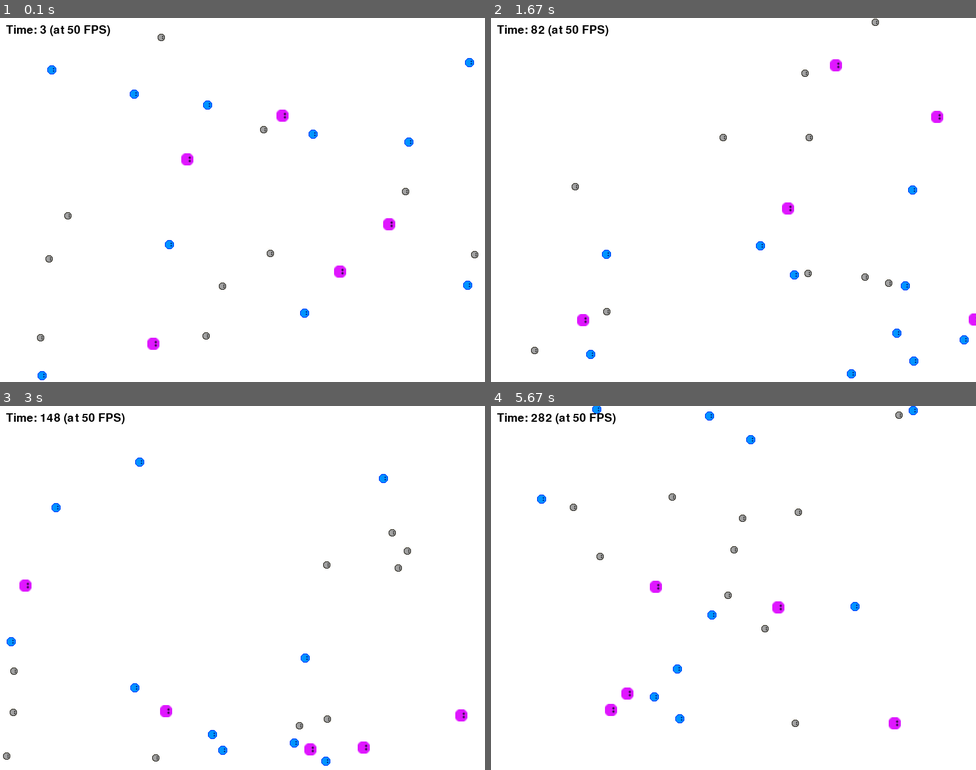
Above: before the commit, frames 1-4 (two rows, left to right).
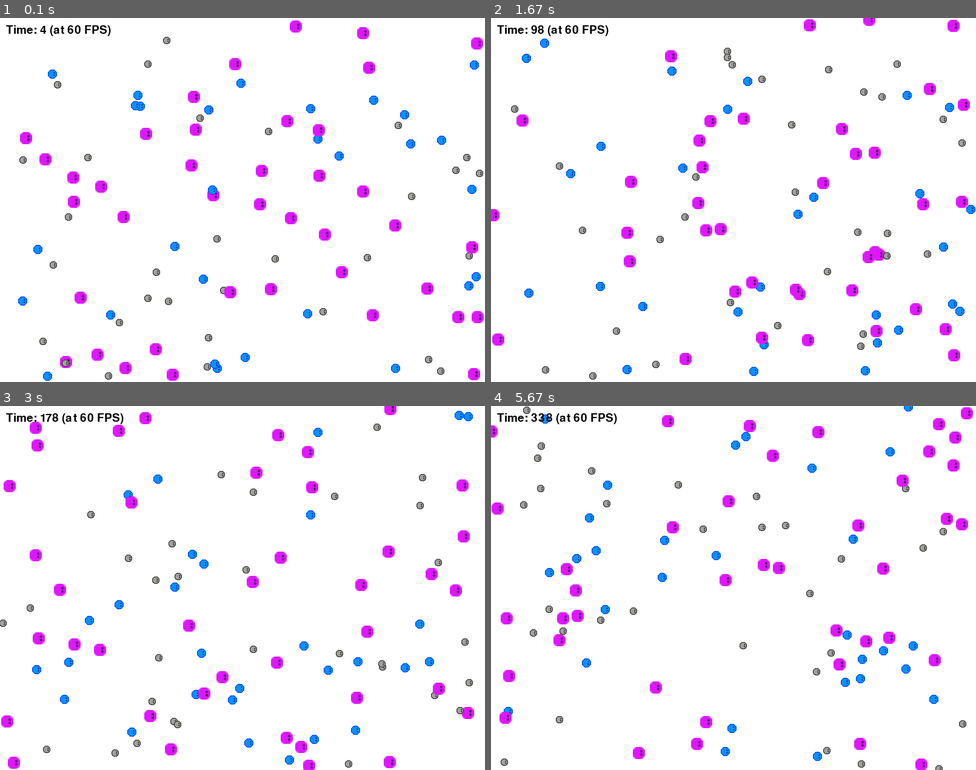
Above: after the commit, the same moments.

Repository: tuftsdev/GameDevelopment
Game: pygame game, started from pygame/sprites/SimpleSprite.py
Same seed, same stepped clock (60 frames per second), same inputs: the game is played once before the commit and once after it. The source is Python 2; it was converted automatically to run under Python 3.
Inputs:
- Up to frame 1 (0.1 s): no input
- Up to frame 2 (1.67 s): no input
- Up to frame 3 (3 s): no input
- Up to frame 4 (5.67 s): no input

The runs differ from the first frame. In frame 1, 5.5% of the frame differs, in the area x 3-100%, y 0-100%; in frame 2, 5.9%; in frame 3, 6.2%, in the area x 0-98%, y 0-100%; in frame 4, 6.2%.

Commit message:
Added Inform7 example; updated basic Pygame examples

Diff:
--- a/pygame/basics/pygame_test.py
+++ b/pygame/basics/pygame_test.py
@@ -27,10 +27,30 @@
 pygame.display.set_caption('Pygame Test') # Set the window bar title
 screen = pygame.display.get_surface() # This is where images are displayed
 
+# Clear the background
+background = pygame.Surface(screen.get_size()).convert()
+background.fill((0, 255, 0))
+screen.blit(background, (0,0))
+
 # Draw
-img = pygame.image.load("krusty.jpg").convert()
-screen.blit(img, (10, 10))
+try:
+	img = pygame.image.load("krusty.jpg").convert()
+	screen.blit(img, (10, 10))
+except pygame.error, message:
+	pass
+
+# Draw a string onto screen
+font = pygame.font.Font(None, 36)
+text = font.render("Hey hey kids!", 1, (0, 0, 255))
+screen.blit(text, (500, 400))
 pygame.display.flip()
+
+# Play a sound
+try:
+	sound = pygame.mixer.Sound("krusty.wav")
+	sound.play()
+except pygame.error, message:
+	pass
 
 # The game loop
 while True:
--- a/pygame/basics/pygame_test2.py
+++ /dev/null
@@ -1,43 +0,0 @@
-import pygame, sys, os
-from pygame.locals import * # This module contains various constants used by Pygame
-
-def quit():
-	''' Self explanatory '''
-	pygame.quit()
-	sys.exit(0)
-
-def input(events):
-	''' Function to handle events, particularly quitting the program '''
-	for event in events:
-		print event
-		if event.type == KEYDOWN:
-			if event.key == K_ESCAPE:
-				quit()
-			else:
-				print event.key
-
-# Initialize all imported Pygame modules (a.k.a., get things started)
-pygame.init()
-
-# Set the display's dimensions
-screenDimensions = (800, 600)
-window = pygame.display.set_mode(screenDimensions, pygame.RESIZABLE)
-pygame.display.set_caption('KRUSTY!!!') # Set the window bar title
-screen = pygame.display.get_surface() # This is where images are displayed
-
-# The game loop
-boing_sound = pygame.mixer.Sound("boing.wav").play()
-background = pygame.Surface(screen.get_size())
-while True:
-	# Clear screen
-	background = background.convert()
-	background.fill((100, 0, 100))
-	screen.blit(background, (0, 0))
-
-	# Draw
-	img = pygame.image.load("krusty.jpg").convert()
-	screen.blit(img, (10, 10))
-	pygame.display.flip()
-
-	# Process events via input function
-	input(pygame.event.get())
--- /dev/null
+++ b/pygame/event_handling/konami.py
@@ -0,0 +1,21 @@
+import pygame #, sys, os
+from pygame.locals import *
+pygame.init()
+
+window = pygame.display.set_mode((800, 600))#, pygame.FULLSCREEN)
+screen = pygame.display.get_surface()
+
+code = [K_UP, K_UP, K_DOWN, K_DOWN, K_LEFT, K_RIGHT, K_LEFT, K_RIGHT, K_b, K_a,
+        K_RETURN]
+streak = 0
+
+while streak < len(code):
+    events = pygame.event.get()
+    for event in events:
+        if event.type == KEYDOWN:
+            if event.key == code[streak]:
+                streak += 1
+            else:
+                streak = 0
+
+print "YOU WIN!!!!"
--- a/pygame/sprites/SimpleSprite.py
+++ b/pygame/sprites/SimpleSprite.py
@@ -60,17 +60,17 @@
 		print "Warning, sound disabled"
 
 	# Constants
-	FPS = 50
+	FPS = 60
 	SCREEN_WIDTH, SCREEN_HEIGHT = 800, 600
 	MAX_SPEED = 10
 	BACKGROUND_COLOR = (255, 255, 255)
 	SPRITE_IMAGES = ['bluecreep.png', 'pinkcreep.png', 'graycreep.png']
-	NUM_SPRITES = 25
+	NUM_SPRITES = 100
 	COUNTER_LOCATION = (10, 10)
 
 	# Initialize Pygame, the clock (for FPS), and a simple counter
 	pygame.init()
-	screen = pygame.display.set_mode((SCREEN_WIDTH, SCREEN_HEIGHT), 0, 32)
+	screen = pygame.display.set_mode((SCREEN_WIDTH, SCREEN_HEIGHT), pygame.FULLSCREEN, 32)
 	pygame.display.set_caption('Simple Sprite Demo')
 	clock = pygame.time.Clock()
 	font = pygame.font.Font(None, 28)
Not shown, added: pygame/basics/.DS_Store
Not shown, added: pygame/basics/krusty.wav
